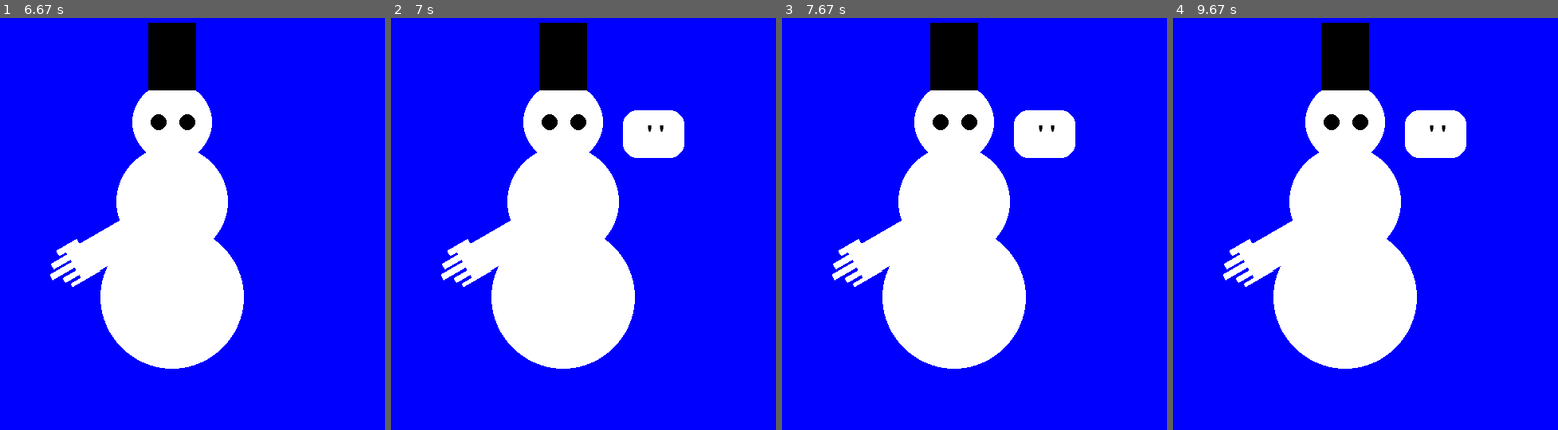
Above: before the commit, frames 1-4 (left to right).
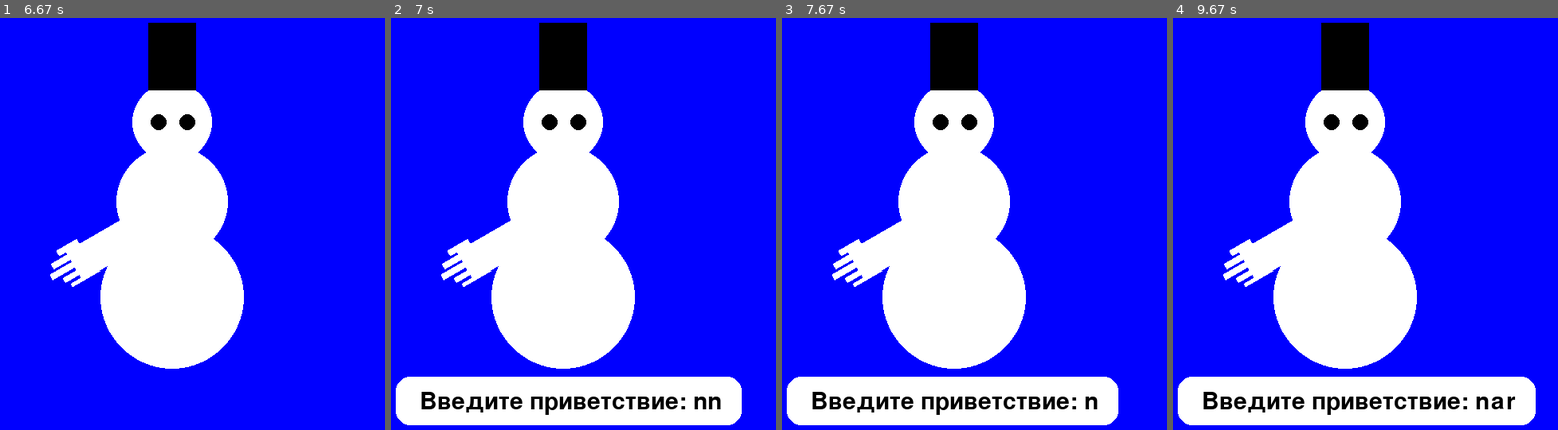
Above: after the commit, the same moments.

Repository: Tomaskis777/demoqa
Game: pygame game, started from PYGAME/GAME/Start.py
Two runs of this game, one before a commit and one after it. Both use one fixed random seed, a clock stepped at 60 frames per second and the inputs below.
Inputs:
- Up to frame 1 (6.67 s): tap Enter at 0.33 s
- Up to frame 2 (7 s): type "ann" at 6.72 s
- Up to frame 3 (7.67 s): tap Enter at 7.05 s; hold Backspace from 7.27 s (still down)
- Up to frame 4 (9.67 s): release Backspace at 7.73 s; type "a" at 8.92 s; tap Enter at 9.05, 9.6 s; type "r" at 9.47 s

Frame 1 is identical in both runs. In frame 2, 12% of the frame differs, in the area x 1-92%, y 22-99%; in frame 3, 12%; in frame 4, 13%, in the area x 1-95%, y 22-99%.

Commit message:
Firs comit

Diff:
--- a/PYGAME/GAME/Start.py
+++ b/PYGAME/GAME/Start.py
@@ -102,11 +102,24 @@
 second_bubble_disappear_time = None
 stop_movement = False
 
+# Переменная для ввода текста пользователем
+input_text = ""
+input_active = False
+
 running = True
 while running:
     for event in pygame.event.get():
         if event.type == pygame.QUIT:
             running = False
+        if event.type == pygame.KEYDOWN:
+            if input_active:
+                if event.key == pygame.K_RETURN:
+                    input_active = False
+                    second_bubble_displayed = False
+                elif event.key == pygame.K_BACKSPACE:
+                    input_text = input_text[:-1]
+                else:
+                    input_text += event.unicode
 
     screen.fill((0, 0, 255))
 
@@ -168,14 +181,17 @@
     # Проверка времени появления второго облачка
     if second_bubble_appear_time and current_time >= second_bubble_appear_time and not second_bubble_displayed:
         second_bubble_displayed = True
-        second_bubble_disappear_time = current_time + second_bubble_display_duration
+        input_active = True
 
-    # Отрисовка второго облачка с текстом "HELLO" для ответа
+    # # Отрисовка второго облачка с текстом "HELLO" для ответа
+    # if second_bubble_displayed:
+    #     draw_speech_bubble(screen, (475, 185), "' '", font, (0, 0, 0), (255, 255, 255))
+    #     if current_time >= second_bubble_disappear_time:
+    #         second_bubble_displayed = False
+
+    # Отрисовка второго облачка для ввода ответа
     if second_bubble_displayed:
-        draw_speech_bubble(screen, (475, 185), "' '", font, (0, 0, 0), (255, 255, 255))
-        if current_time >= second_bubble_disappear_time:
-            second_bubble_displayed = False
-
+        draw_speech_bubble(screen, (190, 520), "Введите приветствие: " + input_text, font, (0, 0, 0), (255, 255, 255))
     pygame.display.flip()
 
 pygame.quit()
--- a/PYGAME/GAME/test_page.py
+++ b/PYGAME/GAME/test_page.py
@@ -91,18 +91,30 @@
 bubble_appear_time = time.time() + bubble_interval
 bubble_disappear_time = None
 
-second_bubble_display_duration = 3  # Длительность отображения второго облачка в секундах
 second_bubble_appear_time = None
 second_bubble_disappear_time = None
 
 # Переменные для остановки движения
 stop_movement = False
 
+# Переменная для ввода текста пользователем
+input_text = ""
+input_active = False
+
 running = True
 while running:
     for event in pygame.event.get():
         if event.type == pygame.QUIT:
             running = False
+        if event.type == pygame.KEYDOWN:
+            if input_active:
+                if event.key == pygame.K_RETURN:
+                    input_active = False
+                    second_bubble_displayed = False
+                elif event.key == pygame.K_BACKSPACE:
+                    input_text = input_text[:-1]
+                else:
+                    input_text += event.unicode
 
     screen.fill((0, 0, 255))
 
@@ -160,13 +172,11 @@
     # Проверка времени появления второго облачка
     if second_bubble_appear_time and current_time >= second_bubble_appear_time and not second_bubble_displayed:
         second_bubble_displayed = True
-        second_bubble_disappear_time = current_time + second_bubble_display_duration
+        input_active = True  # Активируем ввод текста пользователем
 
-    # Отрисовка второго облачка с текстом "HELLO" для ответа
+    # Отрисовка второго облачка для ввода ответа
     if second_bubble_displayed:
-        draw_speech_bubble(screen, (350, 200), "HELLO", font, (0, 0, 0), (255, 255, 255))
-        if current_time >= second_bubble_disappear_time:
-            second_bubble_displayed = False
+        draw_speech_bubble(screen, (350, 200), "Введите приветствие: " + input_text, font, (0, 0, 0), (255, 255, 255))
 
     pygame.display.flip()
 
